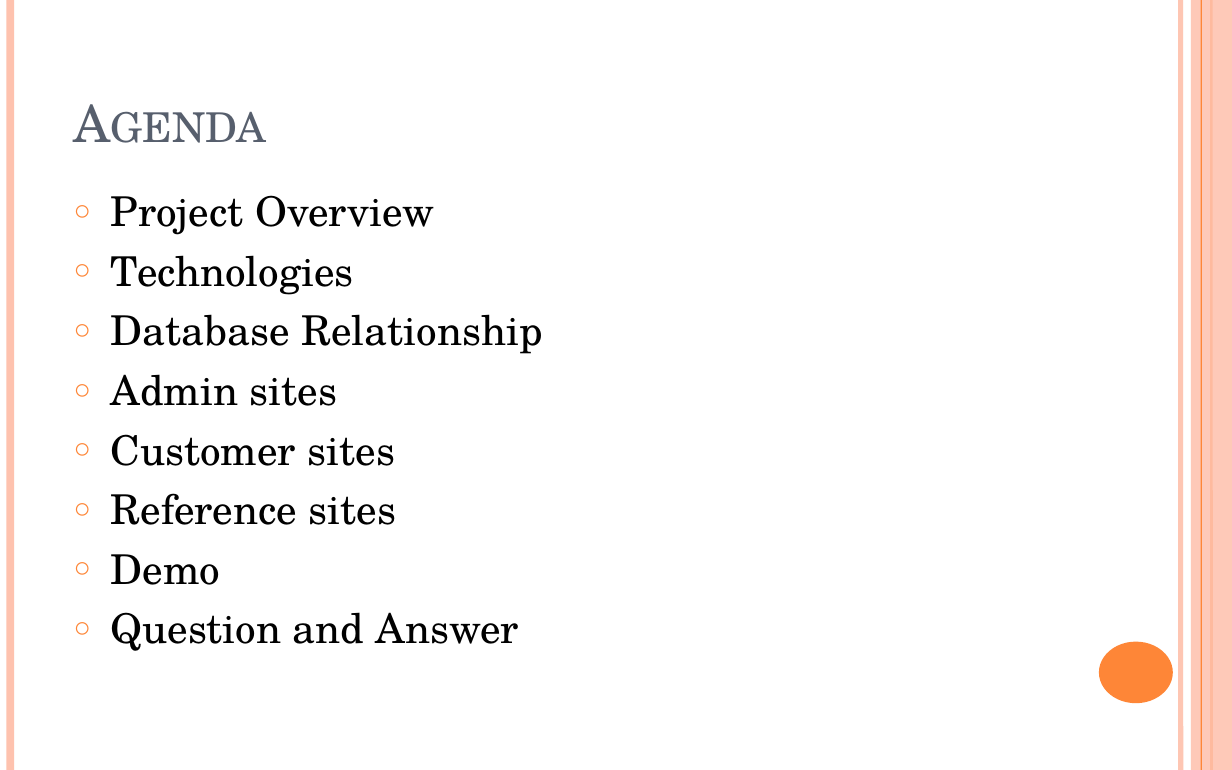
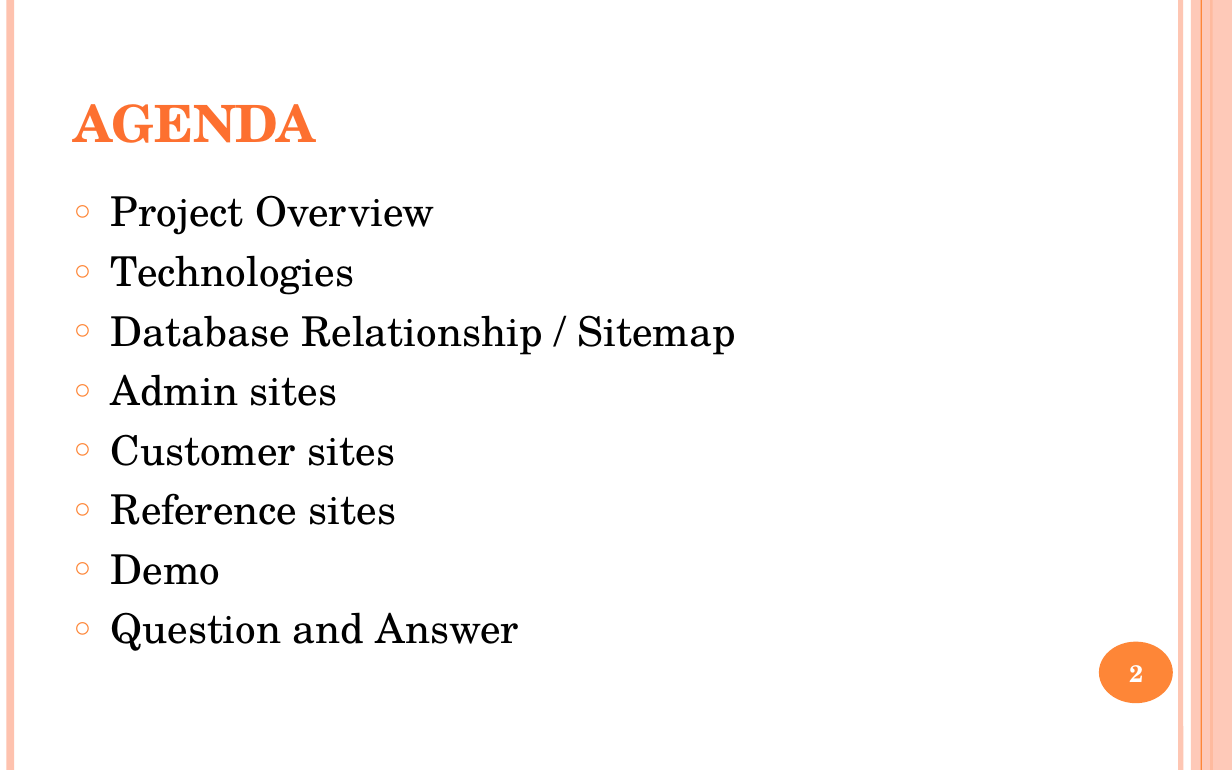
Before and after one commit to yutovsjohan/final_project, a slide deck: slide 2 of ppt.pptx. Drawn at 1232x770 pixels with LibreOffice and Linux fonts; fonts in the diff are those of the drawing. Boxes give left, top, right and bottom in pixels: in the first picture for what was removed or moved away, otherwise in the second. Text is boxed around its words. In the diff, an @@ line names an element or a change of style, - is before the commit and + after.

```diff
--- a/ppt.pptx
+++ b/ppt.pptx
@@ title at [74, 104, 316, 143]: text changed; text colour #575F6D to gradient #FF8D61 to #FE7131 to #EB6A15 to #CB601A to #C75E1A; bold on @@
-Agenda
+AGENDA
@@ text at [111, 315, 735, 355]: text changed @@
-○ Database Relationship
+○ Database Relationship / Sitemap
@@ page number added at [1129, 665, 1143, 682], 14 pt, text #FFFFFF, bold @@
+2
```
Also in this commit, not shown: 13 other slides changed, 1 slide added.
